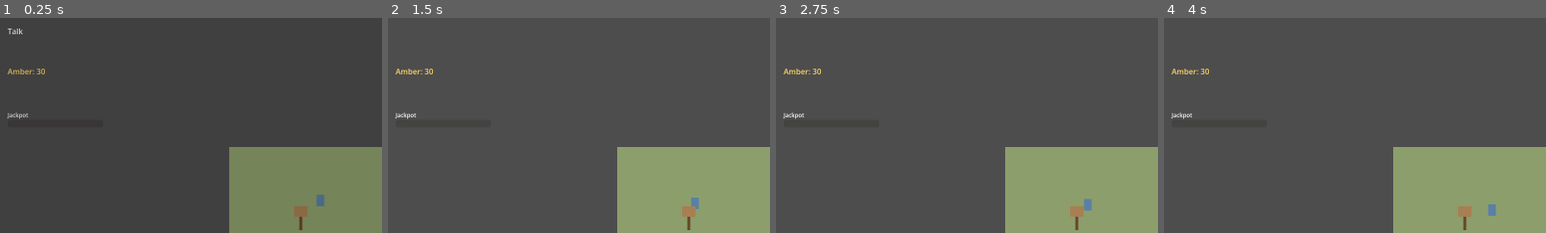
Above: before the commit, frames 1-4 (left to right).
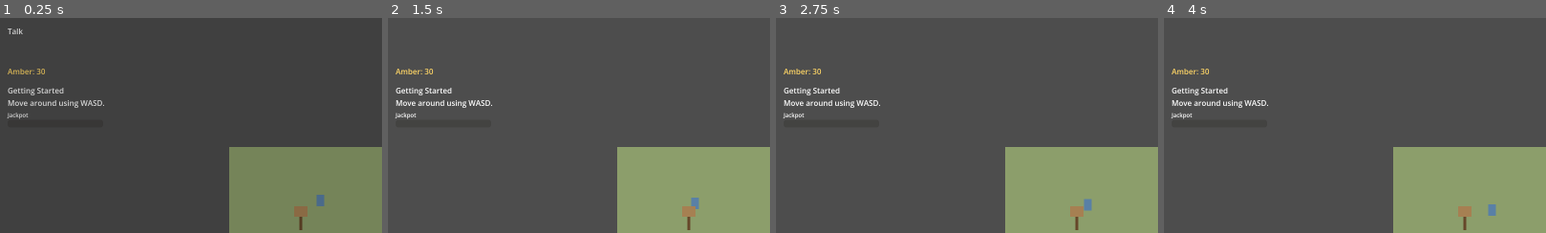
Above: after the commit, the same moments.

Repository: djkipyaboy/bunnies
Game: Godot game, scene res://world/town_demo.tscn
Same seed, same stepped clock (60 frames per second), same inputs: the game is played once before the commit and once after it. This scene is started directly instead of the project's main scene.
Inputs (mouse positions are % of the whole screen's width and height, from its top left):
- Up to frame 1 (0.25 s): no input
- Up to frame 2 (1.5 s): move the mouse to (72, 45) at 0.52 s; hold D (move_right) 0.53-1.25 s; hold E (interact) 0.53-1.25 s; click (72, 45) at 0.67 s; tap Enter at 1.25 s; drag from (30, 55) to (49, 64) at 1.27 s
- Up to frame 3 (2.75 s): tap Space at 2 s; move the mouse to (60, 28) at 2.02 s; hold D (move_right) from 2.03 s (still down); hold K (toggle_interactable_legend) from 2.03 s (still down)
- Up to frame 4 (4 s): release D (move_right) at 2.75 s; release K (toggle_interactable_legend) at 2.75 s; drag from (45, 70) to (39, 47) at 2.77 s; move the mouse to (80, 65) at 3.52 s; hold A (move_left) from 3.53 s (still down); hold Q (toggle_quest_log) from 3.53 s (still down)
The pictures show only the part of the screen within x 0-50%, y 0-50%; the shares and areas given below are measured in that part.

The runs differ from the first frame. In frame 1, 0.6% of the frame differs, in the area x 2-28%, y 32-42%; in frame 2, 0.6%; in frame 3, 0.6%; in frame 4, 0.6%.

Commit message:
feat(quests): auto-start the tutorial quest on a fresh town_demo load
- Auto-accept tutorial on fresh town_demo load (no save system, so empty accepted_quest_ids = fresh launch)
- Only wired in town_demo.gd (the real entry point), not duplicated in overworld/dungeon
- Tutorial is auto-tracked per accept_quest() existing behavior
- Updated test_lost_cat_quest_full_sequence.gd to account for tutorial being auto-accepted and auto-tracked
- All regression tests pass: tutorial autostart, Lost Cat board flow, Lost Cat full sequence

Diff:
--- a/tests/test_lost_cat_quest_full_sequence.gd
+++ b/tests/test_lost_cat_quest_full_sequence.gd
@@ -21,9 +21,10 @@
 	var inv: PartyInventory = _town._party_inventory
 	var tracker := QuestTrackerPanel.new()
 
-	# 1. Not accepted: tracker hidden.
+	# 1. Tutorial is auto-accepted, so tracker shows tutorial objectives.
 	tracker.refresh(inv)
-	_check(not tracker.visible, "tracker hidden before accepting")
+	_check(inv.has_accepted_quest(&"tutorial"), "tutorial is auto-accepted on fresh load")
+	_check(tracker.visible, "tracker shows tutorial since it's auto-accepted")
 
 	# 2. Accept at the board.
 	var entries: Array[QuestBoardEntry] = _town._make_quest_entries()
@@ -70,7 +71,7 @@
 	_check(inv.has_completed_quest(&"lost_cat"), "turned in for real via the board handler + popup")
 	_check(inv.has_quest_item(&"thank_you_note"), "the Thank You Note is granted")
 	tracker.refresh(inv)
-	_check(not tracker.visible, "tracker hides again once completed")
+	_check(tracker.visible, "tracker still shows tutorial even after Lost Cat completes (tutorial is independent)")
 
 	# 6. The Thank You Note's dialogue names the live party.
 	# Same lambda-capture-by-value gotcha as above — wrap in a 1-element Array.
--- /dev/null
+++ b/tests/test_town_demo_tutorial_autostart.gd
@@ -0,0 +1,20 @@
+# tests/test_town_demo_tutorial_autostart.gd
+extends SceneTree
+
+## Headless test: a fresh town_demo.tscn load auto-accepts the tutorial quest (2026-08-10 quest-
+## system-and-tutorial design §8's "auto-starts... every fresh launch" behavior).
+
+func _check(cond: bool, label: String) -> void:
+	print(("ok " if cond else "FAIL ") + label)
+
+func _initialize() -> void:
+	var scene: Node = load("res://world/town_demo.tscn").instantiate()
+	get_root().add_child(scene)
+	await process_frame
+	await process_frame
+
+	var inv: PartyInventory = scene._party_inventory
+	_check(inv.has_accepted_quest(&"tutorial"), "a fresh town_demo load auto-accepts the tutorial quest")
+	_check(inv.is_quest_tracked(&"tutorial"), "the auto-accepted tutorial is tracked by default (accept_quest()'s existing behavior)")
+
+	quit()
--- a/world/town_demo.gd
+++ b/world/town_demo.gd
@@ -67,6 +67,13 @@
 	_wire_doors()
 	_build_inventory_demo()
 	_party_inventory.round_down_jackpot_to_checkpoint()   # 2026-07-29 jackpot spec §2: town-arrival checkpoint
+	# Tutorial auto-start (2026-08-10 quest-system-and-tutorial design §8): there's no save system,
+	# so "no quests accepted yet" is an accurate proxy for "this is a fresh launch." Only wired here
+	# (town_demo is the real entry point this project's playtests actually launch) — not duplicated
+	# into overworld_demo/dungeon_demo, since accept_quest() would just no-op there anyway once this
+	# has already run.
+	if _party_inventory.accepted_quest_ids.is_empty():
+		_party_inventory.accept_quest(&"tutorial")
 	# TownExit was built in _wire_doors(), before the party existed — wire its party fields now
 	# (2026-07-12 shared-party-state work) so leaving town carries the SAME party the overworld
 	# will pick back up, instead of each scene seeding its own independent placeholder party.
